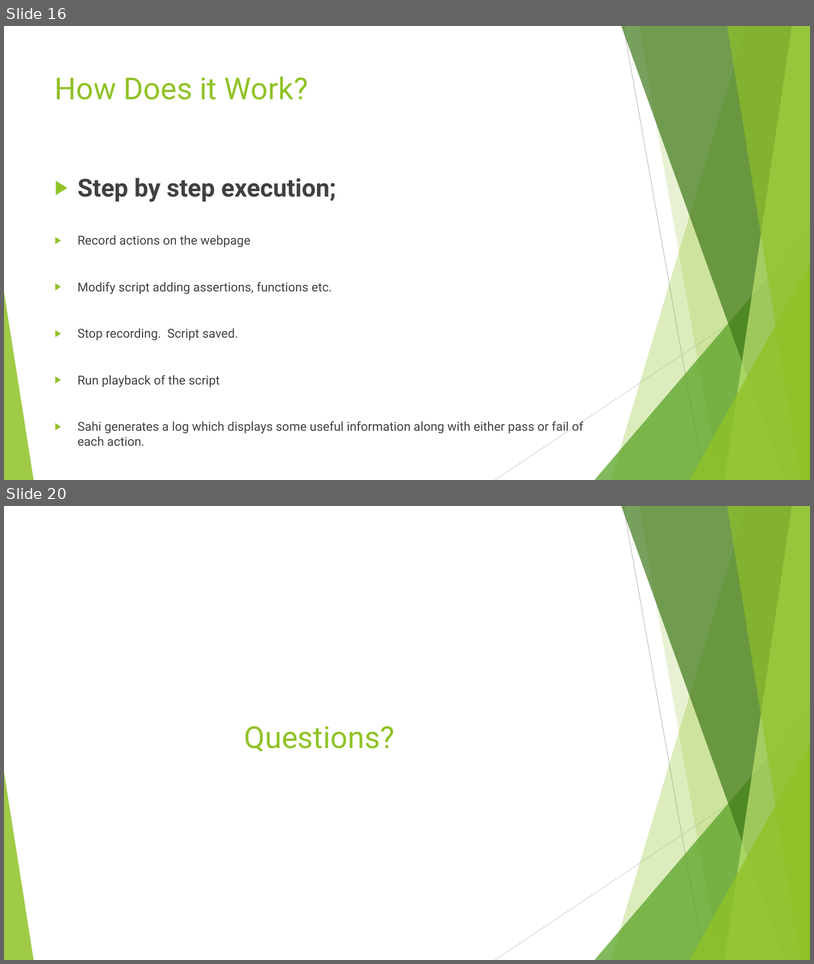
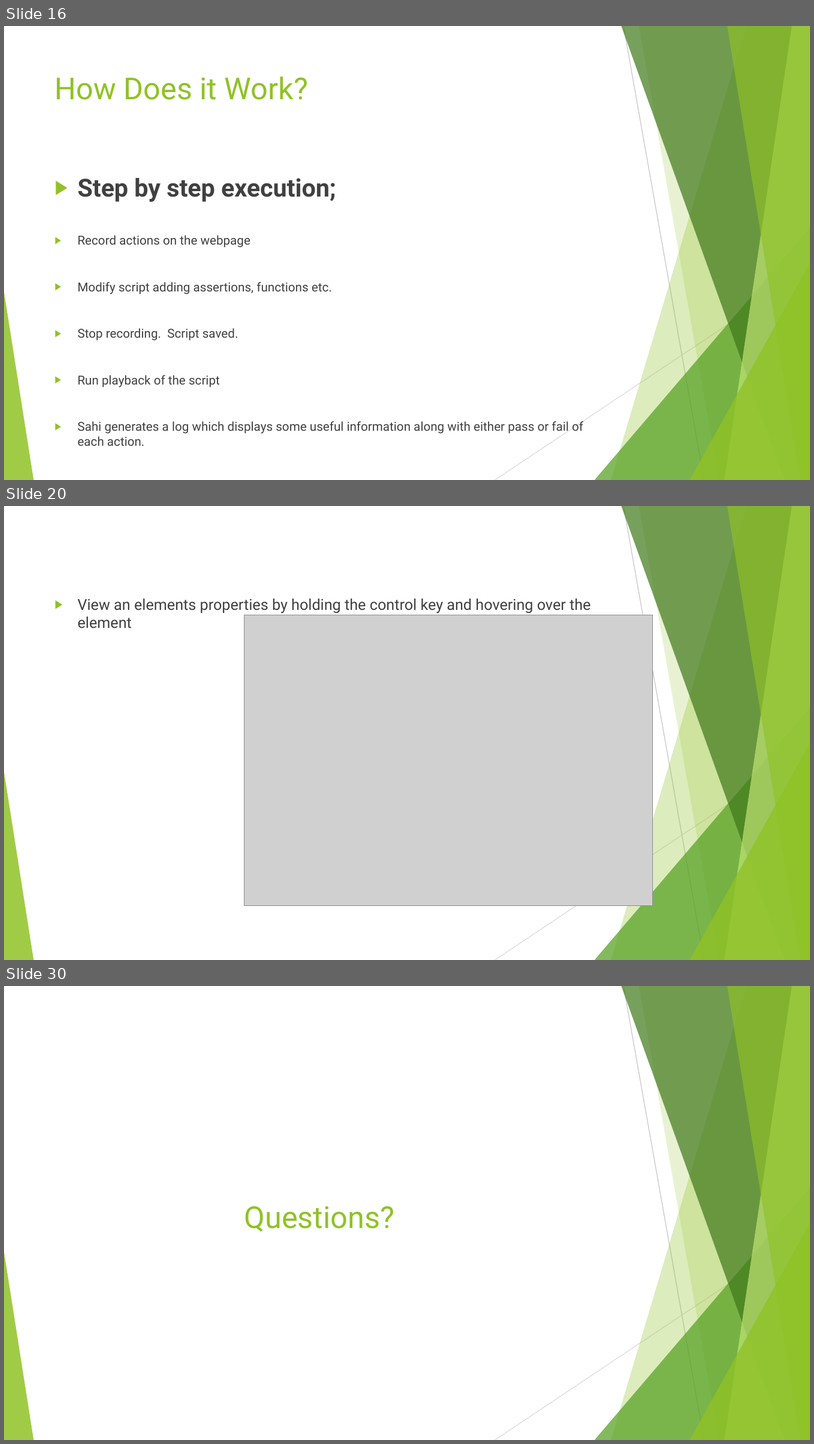
Before and after one commit to JamesDaniel/Software-Quality-Assurance-Group-CA, a slide deck: SQA Presentation_updated.pptx. Shown one above the other, each under a label of ours: slides 16 and 20 before the commit, slides 16, 20 and 30 after it; the slides between them are not shown. The pictures are 814x964 and 814x1444 pixels, drawn with LibreOffice and Linux fonts; fonts in the diff are those of the drawing; grey boxes stand for pictures. Boxes give left, top, right and bottom in pixels: in the first picture for what was removed or moved away, otherwise in the second. Text is boxed around its words. In the diff, an @@ line names an element or a change of style, - is before the commit and + after.

```diff
--- a/SQA Presentation_updated.pptx
+++ b/SQA Presentation_updated.pptx
@@ slide 20 added at [4,506,810,960], background #FFFFFF; not listed: 10 template elements that a slide beside it also shows @@
@@ text added at [78,598,591,628], 18 pt, text #404040 @@
+▶ View an elements properties by holding the control key and hovering over the element
@@ picture added at [244,615,653,906] @@
@@ what was slide 20 is now slide 30 @@
```
Also in this commit, not shown: 3 slides changed, 10 other slides added, 1 slide removed, 3 other files.
